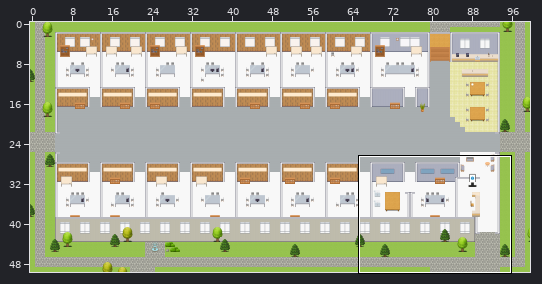
Level history. Tiled map (JSON): maps/CH-Consumer-Customer-Experience-Platform.tmj. Above, an overview of the earlier version with the close-up marked.
Close-up. The starting point:
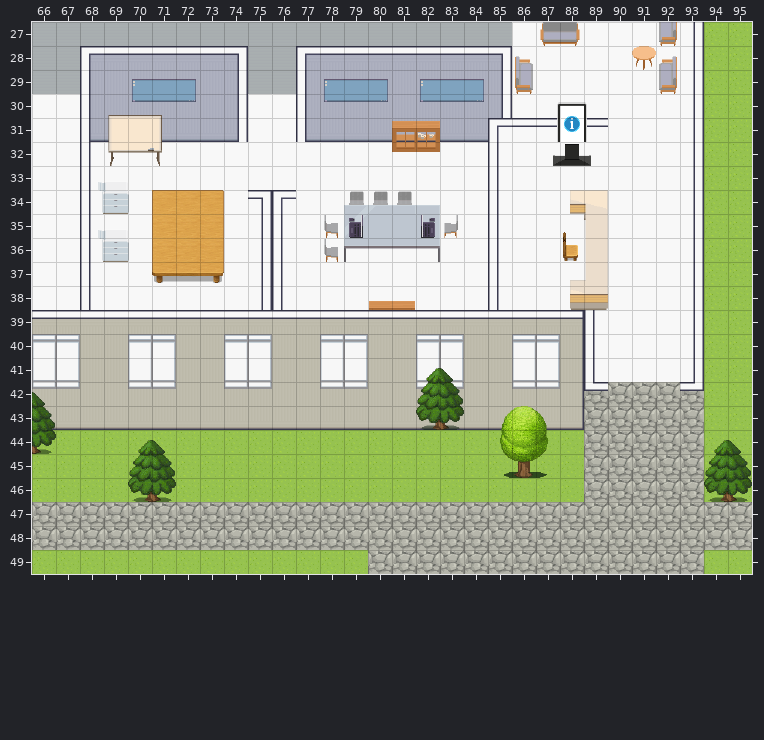
Cells are 32x32 px. Shown: x 66..95, y 27..49. The commit also changed other parts of the map, which this record leaves out.
After:
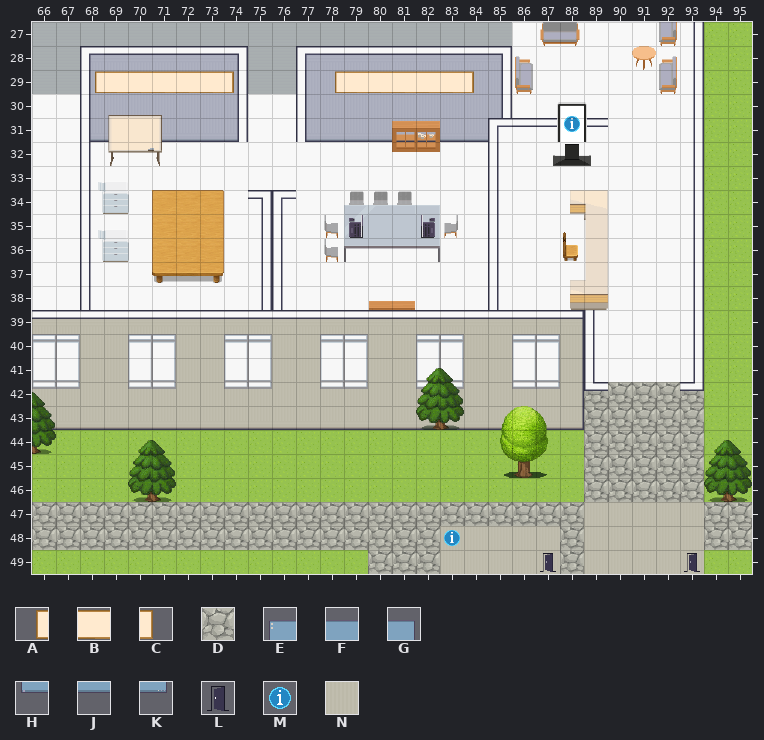
Key: from "Decoration": A 49, B 50, C 51; from "Exterior": D 638; from "Misc": E 40, F 41, G 42, H 50, J 51, K 52; from "User_Zones": L 65, M 104; from "room2": N 328.
_ is an empty cell.
What changed:
Layer "outside":
Tile D becomes tile N in rows 47 to 49 at x 89 to 93.
Layer "floors":
The author put tile N in rows 48 to 49 at x 83 to 87.
Layer "tech":
Tile E becomes tile A in row 29 at x 78.
The author put tile A in row 29 at x 68.
Tile E becomes tile B in row 29 at x 70 and 82.
Tile F becomes tile B in row 29 at x 71, 79 and 83.
Tile G becomes tile B in row 29 at x 72 and 80.
The author put tile B in row 29 at x 69, 73 and 81.
Tile G becomes tile C in row 29 at x 84.
The author put tile C in row 29 at x 74.
Tile H is removed in row 30 at x 70, 78 and 82.
Tile J is removed in row 30 at x 71, 79 and 83.
Tile K is removed in row 30 at x 72, 80 and 84.
Layer "zones":
The author put tile L in row 49 at x 87 and 93.
The author put tile M in row 48 at x 83.
Where, in picture pixels (left, top, right, bottom), the same in both close-ups:
changed: (95, 71, 234, 102)
changed: (324, 71, 484, 102)
changed: (584, 502, 704, 574)
added: (440, 526, 560, 574)
